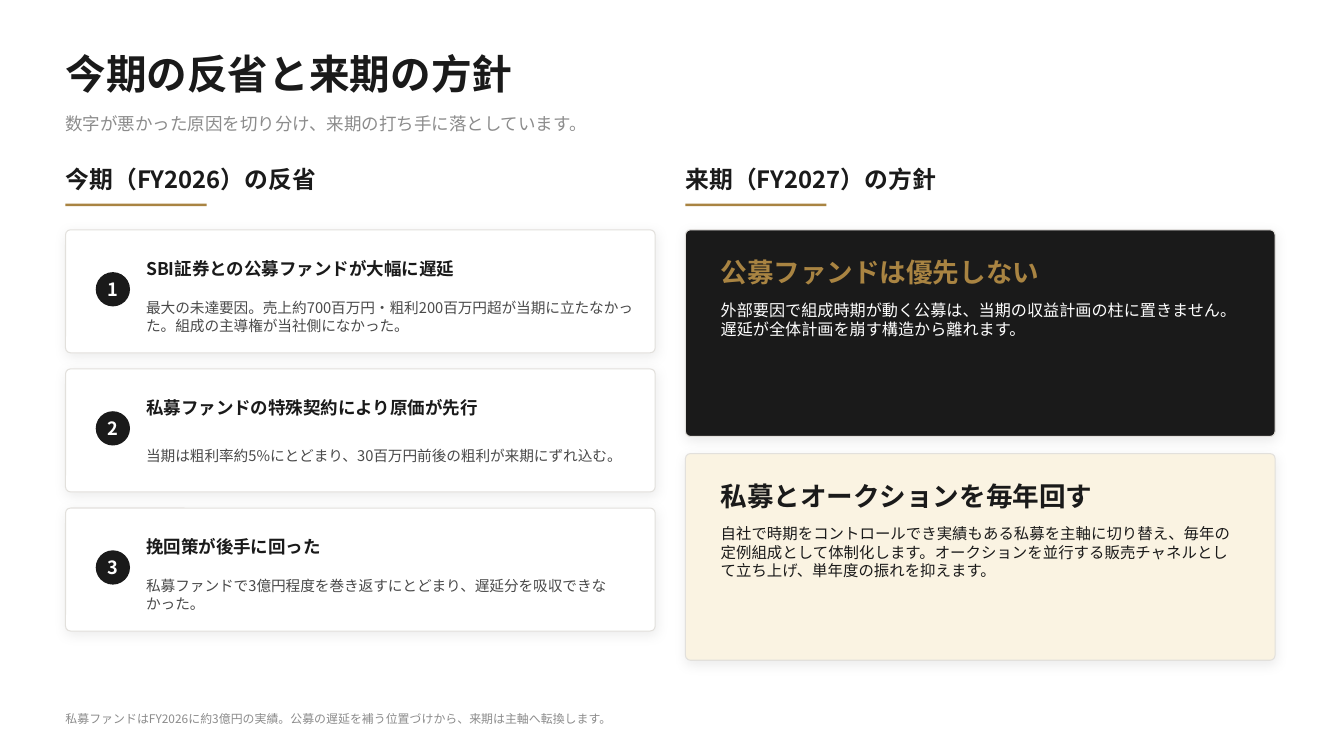
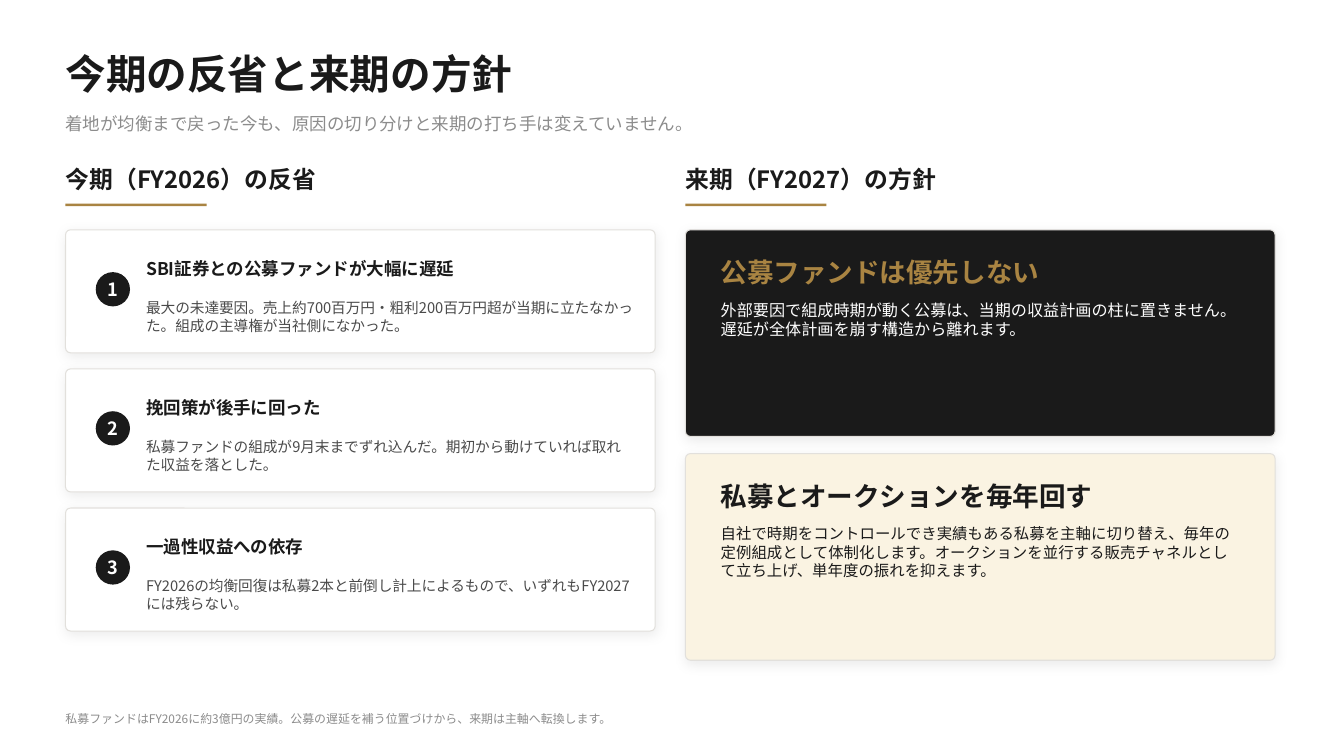
Before and after one commit to nakano-winebank/wine-auction, a slide deck: slide 4 of out/WineBank_FY2027_銀行提出.pptx. Drawn at 1344x756 pixels with LibreOffice and Linux fonts; fonts in the diff are those of the drawing. Boxes give left, top, right and bottom in pixels: in the first picture for what was removed or moved away, otherwise in the second. Text is boxed around its words. In the diff, an @@ line names an element or a change of style, - is before the commit and + after.

```diff
--- a/out/WineBank_FY2027_銀行提出.pptx
+++ b/out/WineBank_FY2027_銀行提出.pptx
@@ text at box(65, 115, 692, 132): text changed @@
-数字が悪かった原因を切り分け、来期の打ち手に落としています。
+着地が均衡まで戻った今も、原因の切り分けと来期の打ち手は変えていません。
@@ text at box(146, 399, 321, 416): text changed @@
-私募ファンドの特殊契約により原価が先行
+挽回策が後手に回った
@@ text at box(146, 439, 621, 471): text changed @@
-当期は粗利率約5%にとどまり、30百万円前後の粗利が来期にずれ込む。
+私募ファンドの組成が9月末までずれ込んだ。期初から動けていれば取れた収益を落とした。
@@ text at box(146, 538, 303, 555): text changed @@
-挽回策が後手に回った
+一過性収益への依存
@@ text at box(146, 578, 630, 610): text changed @@
-私募ファンドで3億円程度を巻き返すにとどまり、遅延分を吸収できなかった。
+FY2026の均衡回復は私募2本と前倒し計上によるもので、いずれもFY2027には残らない。
```
Also in this commit, not shown: 10 other slides changed, 1 slide added, 1 slide removed, 10 other files.
